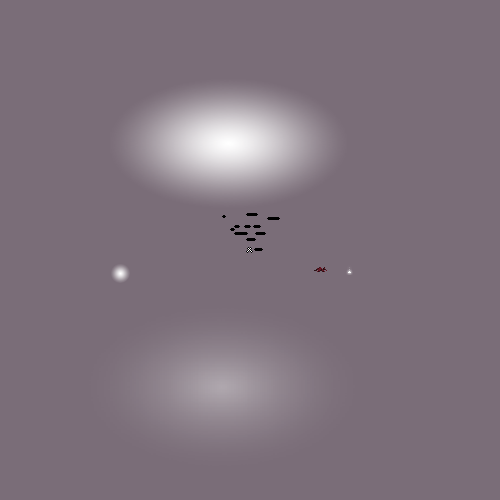
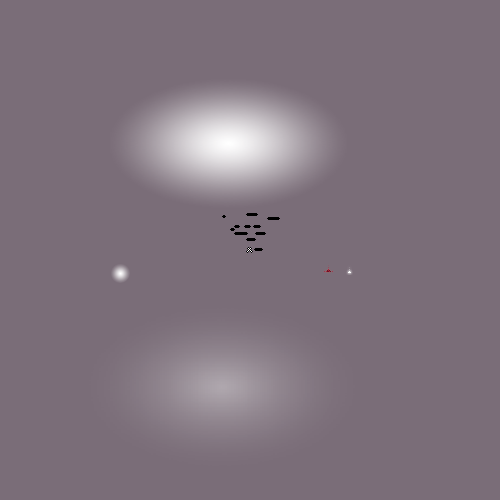
Layered file, before and after one edit (500x500). Changes by layer:
painted on "Fleshiness.png" over [314, 265, 333, 272]
